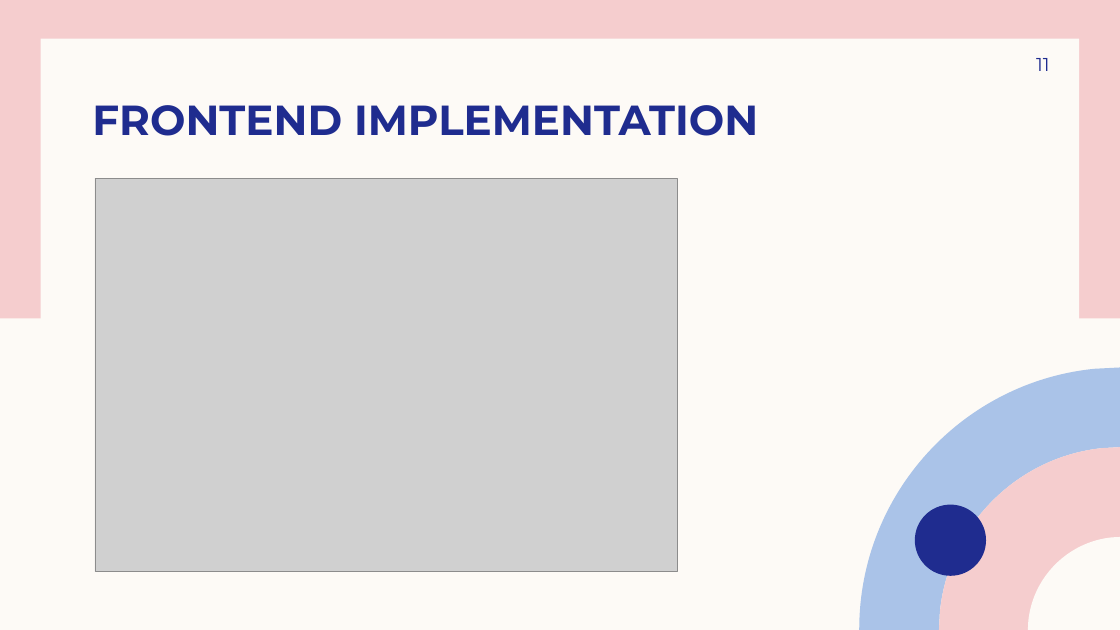
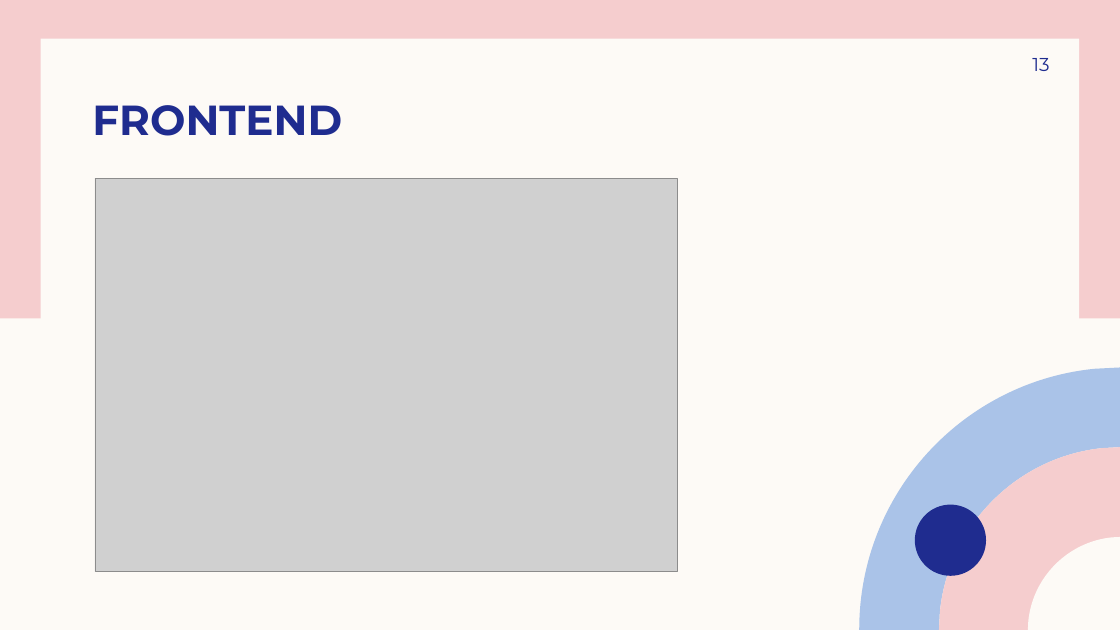
Before and after one commit to jubishkammily/GradePulseRepo, a slide deck: slide 13 of Docs/Grade Pulse.pptx (slide 11 before the commit). Drawn at 1120x630 pixels with LibreOffice and Linux fonts; fonts in the diff are those of the drawing; grey boxes stand for pictures. Boxes give left, top, right and bottom in pixels: in the first picture for what was removed or moved away, otherwise in the second. Text is boxed around its words. In the diff, an @@ line names an element or a change of style, - is before the commit and + after.

```diff
--- a/Docs/Grade Pulse.pptx
+++ b/Docs/Grade Pulse.pptx
@@ page number at <box>1032,58,1049,71</box>: text changed @@
-11
+13
@@ title at <box>92,105,342,136</box>: text changed @@
-FRONTEND IMPLEMENTATION
+FRONTEND
```
Also in this commit, not shown: 5 other slides changed, 2 slides added, 1 slide removed, 6 other files.
